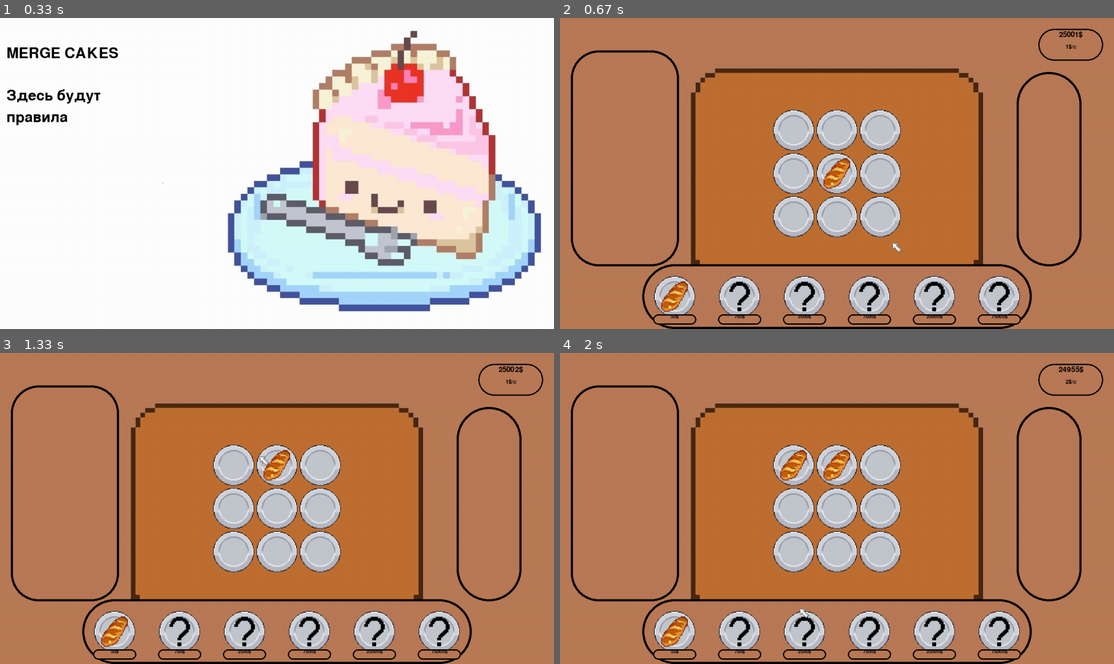
Above: before the commit, frames 1-4 (two rows, left to right).
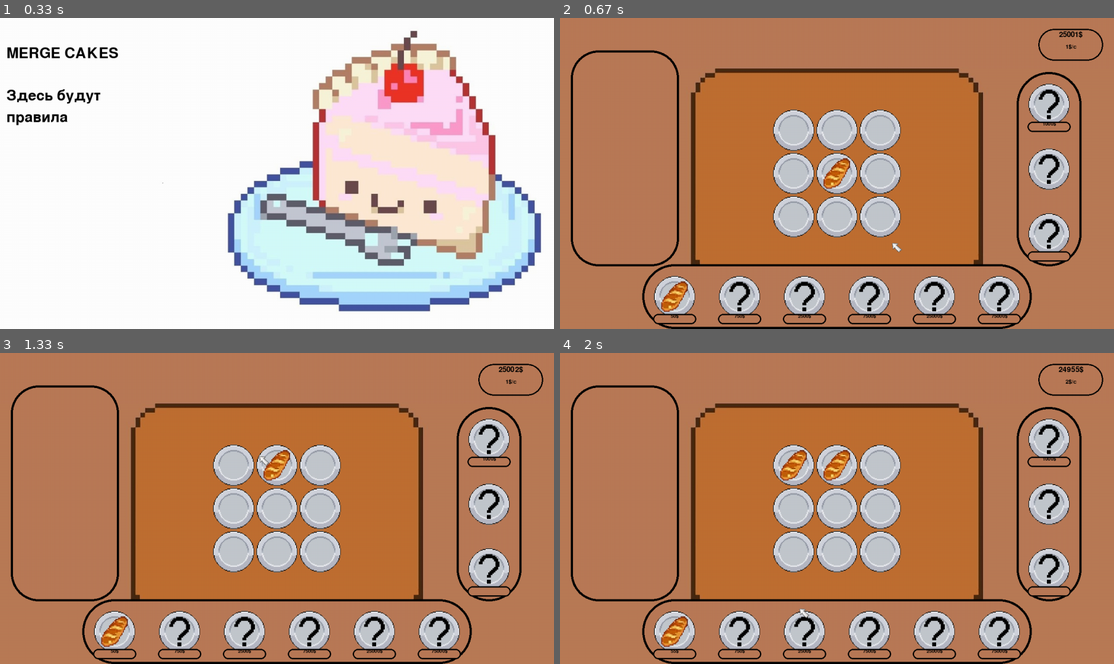
Above: after the commit, the same moments.

Repository: Krivnik/Pygame-Project
Game: pygame game, started from Main.py
Same seed, same stepped clock (60 frames per second), same inputs: the game is played once before the commit and once after it.
Inputs (mouse positions are in pixels of both pictures, inside the frame that each line leads up to):
- Up to frame 1 (0.33 s): no input
- Up to frame 2 (0.67 s): press the mouse at (704, 176) at 0.37 s; move the mouse to (798, 207) at 0.47 s; release the mouse at (892, 241) at 0.6 s
- Up to frame 3 (1.33 s): press the mouse at (487, 567) at 0.7 s; move the mouse to (409, 576) at 0.8 s; release the mouse at (326, 586) at 0.93 s; press the mouse at (277, 508) at 1.03 s; move the mouse to (265, 483) at 1.13 s; release the mouse at (260, 455) at 1.27 s
- Up to frame 4 (2 s): press the mouse at (870, 632) at 1.37 s; move the mouse to (759, 511) at 1.47 s; release the mouse at (654, 393) at 1.6 s; press the mouse at (676, 632) at 1.7 s; move the mouse to (737, 620) at 1.8 s; release the mouse at (798, 608) at 1.93 s

Frame 1 is identical in both runs. In frame 2, 3.0% of the frame differs, in the area x 16-93%, y 21-99%; in frame 3, 3.0%; in frame 4, 3.0%.

Commit message:
Adding first boost

Diff:
--- a/Main.py
+++ b/Main.py
@@ -1,7 +1,7 @@
-import random
 import pygame
-import math
 import sys
+from math import ceil
+from random import choice
 from image_loading import load_image
 from start_screen import start_screen
 
@@ -23,21 +23,27 @@
     b_panel.rect.x = 1105
     b_panel.rect.y = 25
 
+    for lvl in range(1, 7):
+        ShopButton(lvl)
     for i in range(6):
         price = Panel('P')
         price.rect.x = 215 + i * 150
-        price.rect.y = 686
-    for lvl in range(1, 7):
-        ShopButton(lvl)
-
-    Cookie(1, (1, 1), board_info)
+        price.rect.y = 685
+
+    for _ in range(1, 4):
+        BoostButton(_)
+    for i in range(0, 3, 2):
+        price = Panel('P')
+        price.rect.x = 1080
+        price.rect.y = 240 + i * 150
+    Cookie(1, (1, 1))
 
 
 def create_particles(position):
     particle_count = 30
     numbers = range(-5, 5)
     for _ in range(particle_count):
-        Particle(position, random.choice(numbers), random.choice(numbers))
+        Particle(position, choice(numbers), choice(numbers))
 
 
 balance = 25000
@@ -59,38 +65,33 @@
                 c.rect.y = self.top + h * self.cell_size
 
     def expand(self, width_in_cells, height_in_cells):
-        if width_in_cells > self.width and height_in_cells > self.height:
+        if width_in_cells > self.width or height_in_cells > self.height:
+            start_width, start_height = self.width, self.height
             self.width = width_in_cells
             self.height = height_in_cells
             self.left = width // 2 - self.cell_size * self.width // 2
             self.top = height // 2 - self.cell_size * self.height // 2
             for row in self.board:
-                row.append([0, 1])
-            self.board.append([[0, 1]] * self.width)
+                for _ in range(self.width - start_width):
+                    row += [[0, 1]]
+            for row in range(self.height - start_height):
+                self.board += [[[0, 1] for _ in range(self.width)]]
+
+            for cell in cells_group:
+                cell.kill()
 
             for h in range(self.height):
                 for w in range(self.width):
                     c = Cell(w, h)
                     c.rect.x = self.left + w * self.cell_size
                     c.rect.y = self.top + h * self.cell_size
+
+            for c in cookies_group:
+                c.width, c.height, c.top, c.left, c.cell_size = b.get_info()
+                c.rect.x = 13 + c.left + c.x * c.cell_size
+                c.rect.y = 13 + c.top + c.y * c.cell_size
         else:
             print('ПОЛЕ ДОЛЖНО РАСШИРЯТЬСЯ')
-
-    def get_cell(self, mouse_pos):
-        width_in_pixels = self.width * self.cell_size
-        height_in_pixels = self.height * self.cell_size
-        if (self.left < mouse_pos[0] < self.left + width_in_pixels) and \
-                (self.top < mouse_pos[1] < self.top + height_in_pixels):
-            cell_coords = (mouse_pos[0] - self.left) // self.cell_size, \
-                          (mouse_pos[1] - self.top) // self.cell_size
-            return cell_coords
-        return None
-
-    def on_click(self, cell_coords):
-        pass
-
-    def get_click(self, mouse_pos):
-        self.on_click(self.get_cell(mouse_pos))
 
     def get_info(self):
         return self.width, self.height, self.top, self.left, self.cell_size
@@ -143,9 +144,9 @@
 
 
 class Cookie(pygame.sprite.Sprite):
-    def __init__(self, lvl, pos, info):
+    def __init__(self, lvl, pos):
         super().__init__(cookies_group)
-        self.width, self.height, self.top, self.left, self.cell_size = info
+        self.width, self.height, self.top, self.left, self.cell_size = b.get_info()
         self.lvl = lvl
         self.income = int([0, 1, 2, 4, 9, 19, 40, 85, 178, 375, 790][self.lvl]
                           * b.board[pos[1]][pos[0]][1])
@@ -171,7 +172,7 @@
             ranges.append(((self_c[0] - cell_c[0]) ** 2 + (self_c[1] - cell_c[1]) ** 2) ** 0.5)
 
         target_cell_pos = [(ranges.index(min(ranges)) + 1) % b.width - 1,
-                           math.ceil((ranges.index(min(ranges)) + 1) / b.width) - 1]
+                           ceil((ranges.index(min(ranges)) + 1) / b.width) - 1]
         if target_cell_pos[0] == -1:
             target_cell_pos[0] = b.width - 1
 
@@ -187,7 +188,7 @@
         elif b.board[self.y][self.x][0] == self.lvl:
             b.board[start_y][start_x][0] = 0
             pygame.sprite.spritecollide(self, cookies_group, True)
-            Cookie(self.lvl + 1, (self.x, self.y), b.get_info())
+            Cookie(self.lvl + 1, (self.x, self.y))
         else:
             for c in pygame.sprite.spritecollide(self, cookies_group, False):
                 if c != self:
@@ -203,12 +204,13 @@
         super().__init__(buttons_group, shop_buttons_group)
         self.lvl = lvl
         self.price = [0, 50, 750, 2500, 7500, 25000, 75000][self.lvl]
+        self.message = f'СНАЧАЛА ОТКРОЙ ПИРОГ {self.lvl + 4} УРОВНЯ'
         if self.lvl == 1:
             self.enabled = True
             self.image = load_image(f'shop_cell{str(self.lvl)}.png')
         else:
             self.enabled = False
-            self.image = load_image(f'locked_shop_cell.png')
+            self.image = load_image(f'locked_cell.png')
 
         self.rect = self.image.get_rect()
         self.rect.x = 215 + (self.lvl - 1) * 150
@@ -220,7 +222,7 @@
             for row in range(len(b.board)):
                 for cell in range(len(b.board[row])):
                     if b.board[row][cell][0] == 0:
-                        Cookie(self.lvl, (cell, row), b.get_info())
+                        Cookie(self.lvl, (cell, row))
                         balance -= self.price
                         self.price = int(self.price * 1.1)
                         return
@@ -239,6 +241,55 @@
                         create_particles((self.rect.x + 50, self.rect.y + 50))
 
 
+class BoostButton(pygame.sprite.Sprite):
+    def __init__(self, t):
+        super().__init__(buttons_group, boost_buttons_group)
+        self.type = t
+        if self.type == 1:
+            self.lvl = 1
+            self.price = [0, 1000, 7500, 25000, -1][self.lvl]
+        elif self.type == 2:
+            pass
+        elif self.type == 3:
+            pass
+        self.message = f'СНАЧАЛА ОТКРОЙ ПИРОГ {self.type + 3} УРОВНЯ'
+        self.enabled = False
+        self.image = load_image(f'locked_cell.png')
+
+        self.rect = self.image.get_rect()
+        self.rect.x = 1080
+        self.rect.y = 150 + (self.type - 1) * 150
+
+    def click(self):
+        global balance
+        if self.type == 1:
+            if self.price <= balance and self.lvl < 4:
+                if self.lvl % 2 != 0:
+                    b.expand(b.width + 1, b.height)
+                else:
+                    b.expand(b.width, b.height + 1)
+                balance -= self.price
+                self.lvl += 1
+                self.price = [0, 1000, 7500, 25000, -1][self.lvl]
+            elif self.lvl == 4:
+                print('ДОСТИГНУТ МАКСИМАЛЬНЫЙ УРОВЕНЬ ДОСКИ')
+            else:
+                print('НЕДОСТАТОЧНО СРЕДСТВ')
+        elif self.type == 2:
+            pass
+        elif self.type == 3:
+            pass
+
+    def update_enabled(self):
+        if not self.enabled:
+            for row in b.board:
+                for cell in row:
+                    if cell[0] == self.type + 3:
+                        self.enabled = True
+                        self.image = load_image(f'boost_cell{str(self.type)}.png')
+                        create_particles((self.rect.x + 50, self.rect.y + 50))
+
+
 class Particle(pygame.sprite.Sprite):
     fire = [load_image("star.png")]
     for scale in (15, 20, 25):
@@ -246,7 +297,7 @@
 
     def __init__(self, pos, dx, dy):
         super().__init__(particle_group)
-        self.image = random.choice(self.fire)
+        self.image = choice(self.fire)
         self.rect = self.image.get_rect()
 
         self.velocity = [dx, dy]
@@ -278,6 +329,7 @@
     cookies_group = pygame.sprite.Group()
     buttons_group = pygame.sprite.Group()
     shop_buttons_group = pygame.sprite.Group()
+    boost_buttons_group = pygame.sprite.Group()
     particle_group = pygame.sprite.Group()
 
     cur = Cursor()
@@ -302,13 +354,12 @@
                     collided_cookies = pygame.sprite.spritecollide(cur, cookies_group, False)
                     moving = True
                 elif pygame.sprite.spritecollideany(cur, buttons_group):
-                    collided_buttons = pygame.sprite.spritecollide(cur, shop_buttons_group, False)
+                    collided_buttons = pygame.sprite.spritecollide(cur, buttons_group, False)
                     for btn in collided_buttons:
                         if btn.enabled:
                             btn.click()
                         else:
-                            print(f'СНАЧАЛА ОТКРОЙ ПИРОГ {btn.lvl + 4} УРОВНЯ')  # Это тоже будет
-                            # выводиться на экран
+                            print(btn.message)  # Это тоже будет выводиться на экран
             elif event.type == pygame.MOUSEBUTTONUP:
                 if moving:
                     for cookie in collided_cookies:
@@ -321,25 +372,33 @@
                         cookie.update(dx, dy)
                     x0, y0 = event.pos
             cur.update(event)
-        for btn in shop_buttons_group:
+        for btn in buttons_group:
             btn.update_enabled()
         particle_group.update()
         cells_group.draw(screen)
         panels_group.draw(screen)
-        shop_buttons_group.draw(screen)
+        buttons_group.draw(screen)
         price_panels_group.draw(screen)
 
-        price_text = [f'{sh_b.price}$' for sh_b in shop_buttons_group]
+        cookies_price = [f'{sh_b.price}$' for sh_b in shop_buttons_group]
+        boost1 = [boost for boost in boost_buttons_group if boost.type == 1][0]
+        boost1_price = ['0$', '1000$', '7500$', '25000$', 'макс. ур.'][boost1.lvl]
         font = pygame.font.SysFont('segoe script', 16)  # Шрифт не конечный
         text_coord = 215
-        for line in price_text:
+        for line in cookies_price:
             string_rendered = font.render(line, True, 'black')
             intro_rect = string_rendered.get_rect()
-            intro_rect.y = 686  # Зависит от шрифта
+            intro_rect.y = 685  # Зависит от шрифта
             text_coord += (50 - intro_rect.width / 2)
             intro_rect.x = text_coord
             screen.blit(string_rendered, intro_rect)
             text_coord += 100 + intro_rect.width / 2
+
+        string_rendered = font.render(boost1_price, True, 'black')
+        intro_rect = string_rendered.get_rect()
+        intro_rect.x = 1080 + (50 - intro_rect.width / 2)
+        intro_rect.y = 240
+        screen.blit(string_rendered, intro_rect)
 
         balance_text = [f'{balance}$', f'{sum([c.income for c in cookies_group])}$/c']
         font_size = 30
Binary file added: data/boost_cell1.png
Binary file added: data/boost_cell2.png
Binary file added: data/boost_cell3.png
Renamed: data/locked_shop_cell.png -> data/locked_cell.png
